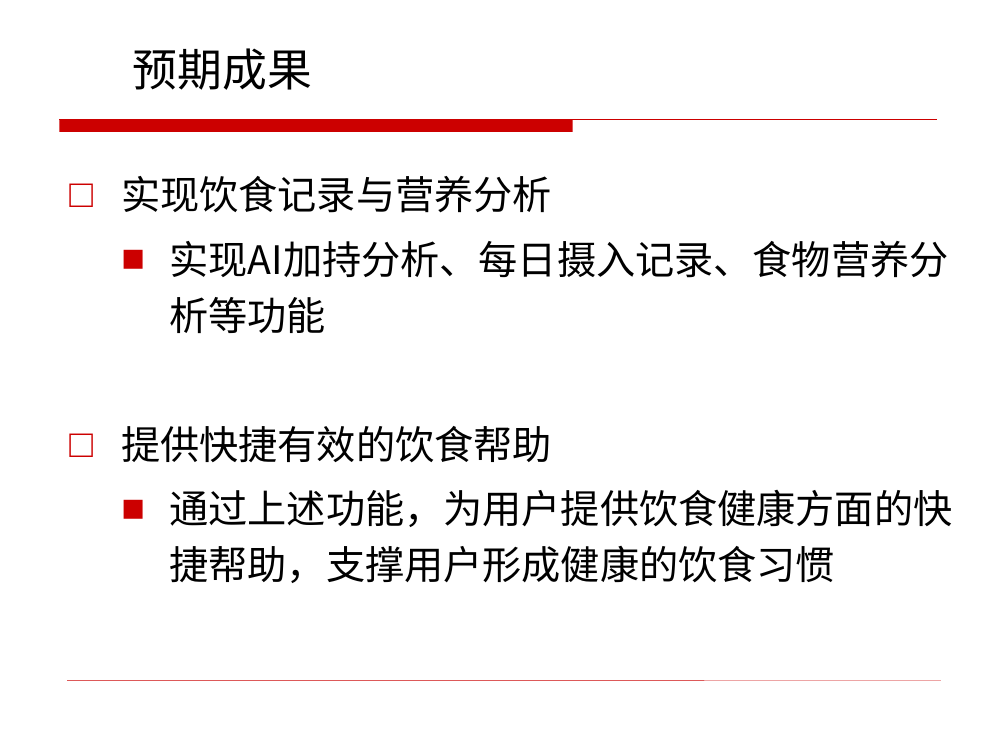
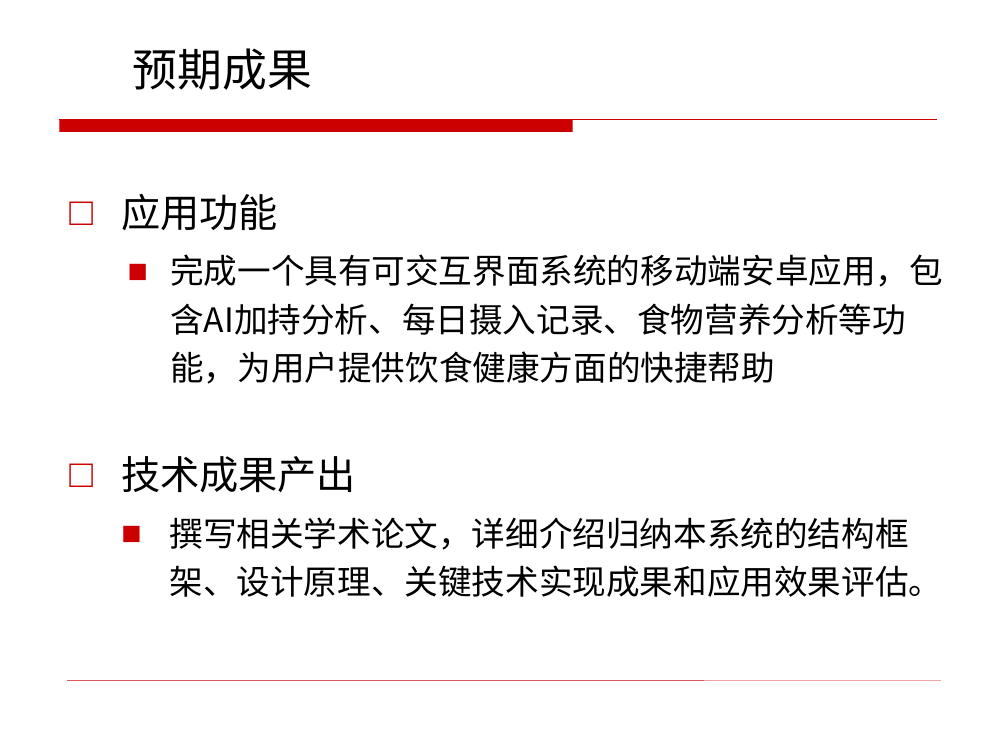
Before and after one commit to bensaku/ikun-home, a slide deck: slide 10 of 毕业设计/2021215239-王珂-软件学院本科毕业设计汇报检查PPT（第1次）.pptx (slide 7 before the commit). Drawn at 1008x756 pixels with LibreOffice and Linux fonts; fonts in the diff are those of the drawing; background and template pictures are left out. Boxes give left, top, right and bottom in pixels: in the first picture for what was removed or moved away, otherwise in the second. Text is boxed around its words. In the diff, an @@ line names an element or a change of style, - is before the commit and + after.

```diff
--- a/毕业设计/2021215239-王珂-软件学院本科毕业设计汇报检查PPT（第1次）.pptx
+++ b/毕业设计/2021215239-王珂-软件学院本科毕业设计汇报检查PPT（第1次）.pptx
@@ text at [121,194,943,597]: text changed; size 28 to 24 pt @@
-□ 实现饮食记录与营养分析
-  ■ 实现AI加持分析、每日摄入记录、食物营养分析等功能
-□ 提供快捷有效的饮食帮助
-  ■ 通过上述功能，为用户提供饮食健康方面的快捷帮助，支撑用户形成健康的饮食习惯
+□ 应用功能
+      ■ 完成一个具有可交互界面系统的移动端安卓应用，包含AI加持分析、每日摄入记录、食物营养分析等功能，为用户提供饮食健康方面的快捷帮助
+□ 技术成果产出
+  ■ 撰写相关学术论文，详细介绍归纳本系统的结构框架、设计原理、关键技术实现成果和应用效果评估。
```
Also in this commit, not shown: 5 other slides changed, 3 slides added.
